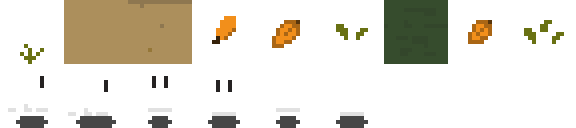
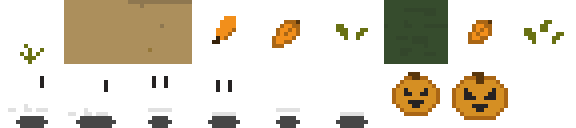
Layer changes from the first w=576, h=128 image to the second:
painted on "Hintergrund" over [392, 72, 508, 120]
